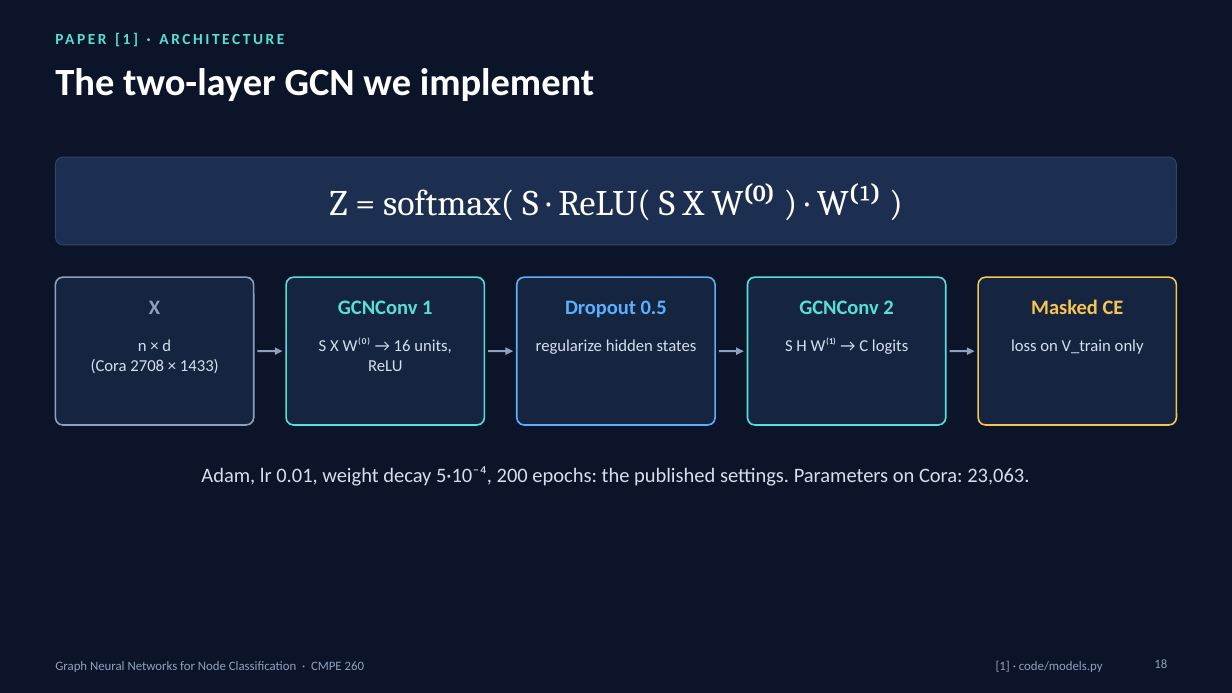
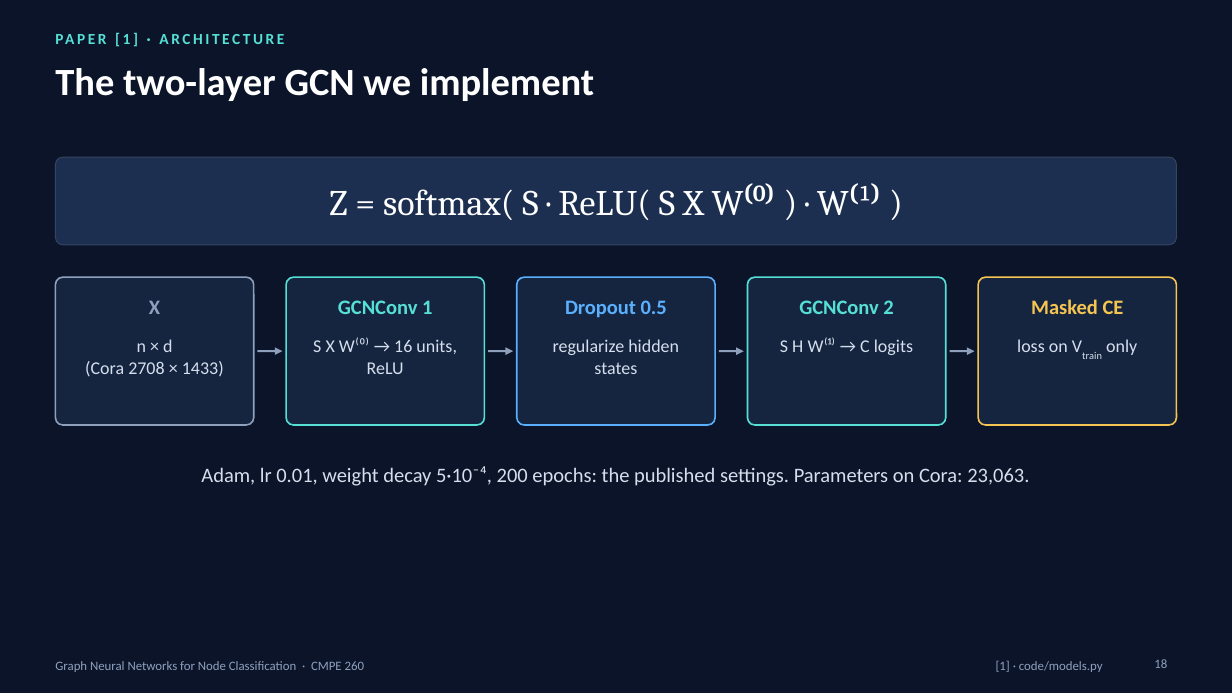
Before and after one commit to DMgaming00/CMPE-260, a slide deck: slide 18 of Project 3/presentation/GNN_Lecture_60_Slides.pptx. Drawn at 1232x693 pixels with LibreOffice and Linux fonts; fonts in the diff are those of the drawing. Boxes give left, top, right and bottom in pixels: in the first picture for what was removed or moved away, otherwise in the second. Text is boxed around its words. In the diff, an @@ line names an element or a change of style, - is before the commit and + after.

```diff
--- a/Project 3/presentation/GNN_Lecture_60_Slides.pptx
+++ b/Project 3/presentation/GNN_Lecture_60_Slides.pptx
@@ size 13 to 14 pt in 4 elements at [85, 339, 224, 376], [313, 337, 457, 374], [553, 339, 679, 374], [780, 337, 913, 355] @@
@@ text at [1017, 339, 1137, 355]: text changed; size 13 to 14 pt @@
-loss on V_train only
+loss on Vtrain only
```
Also in this commit, not shown: 22 other slides changed, 7 other files.
